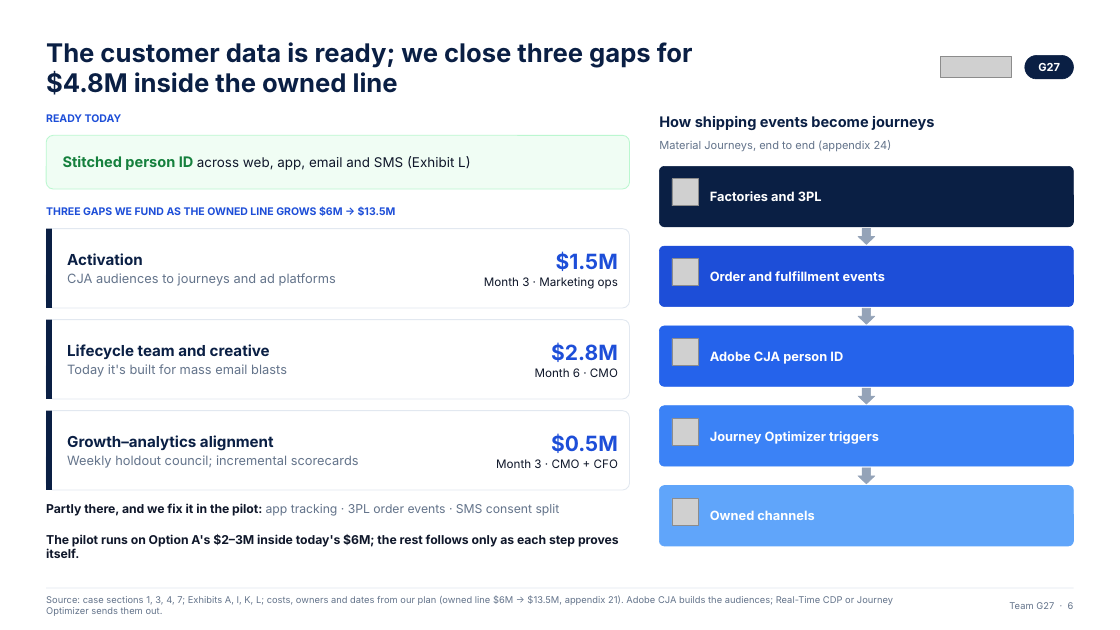
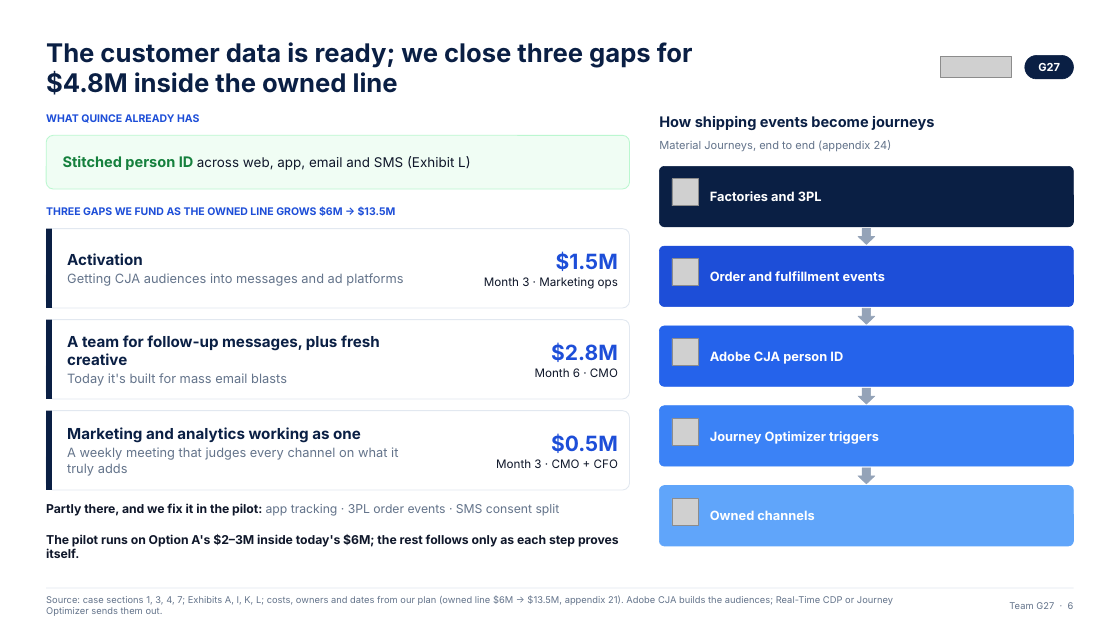
Before and after one commit to ANNYM25/Quince, a slide deck: slide 6 of deck/Team G27 Final Humanised.pptx. Drawn at 1120x630 pixels with LibreOffice and Linux fonts; fonts in the diff are those of the drawing; grey boxes stand for pictures. Boxes give left, top, right and bottom in pixels: in the first picture for what was removed or moved away, otherwise in the second. Text is boxed around its words. In the diff, an @@ line names an element or a change of style, - is before the commit and + after.

```diff
--- a/deck/Team G27 Final Humanised.pptx
+++ b/deck/Team G27 Final Humanised.pptx
@@ text at bbox=[46, 114, 199, 123]: text changed @@
-READY TODAY
+WHAT QUINCE ALREADY HAS
@@ text at bbox=[67, 273, 403, 286]: text changed @@
-CJA audiences to journeys and ad platforms
+Getting CJA audiences into messages and ad platforms
@@ text at bbox=[67, 335, 380, 365]: text changed @@
-Lifecycle team and creative
+A team for follow-up messages, plus fresh creative
@@ text at bbox=[67, 427, 398, 476]: text changed @@
-Growth–analytics alignment
-Weekly holdout council; incremental scorecards
+Marketing and analytics working as one
+A weekly meeting that judges every channel on what it truly adds
```
Also in this commit, not shown: 11 other slides changed, 1 other file.
